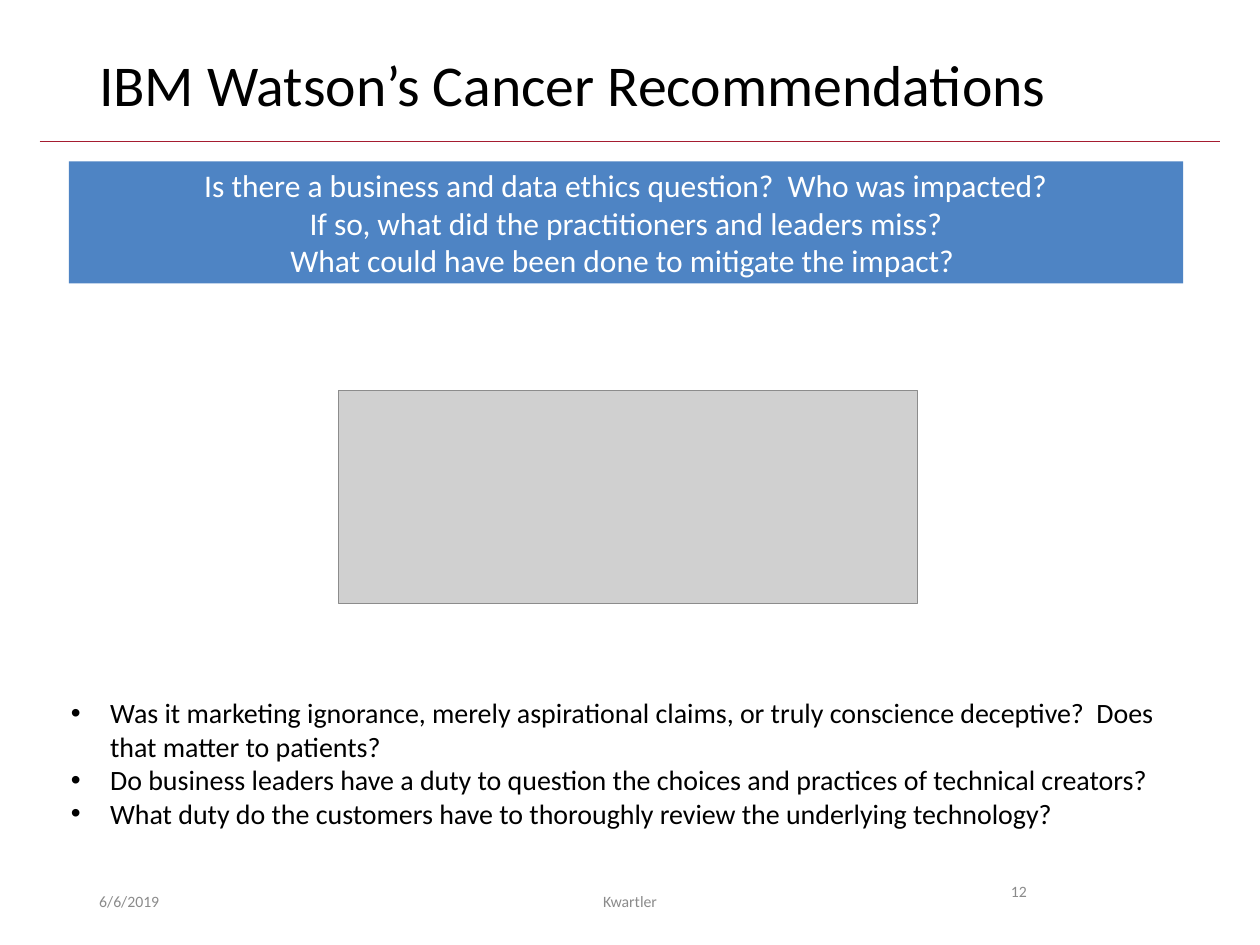
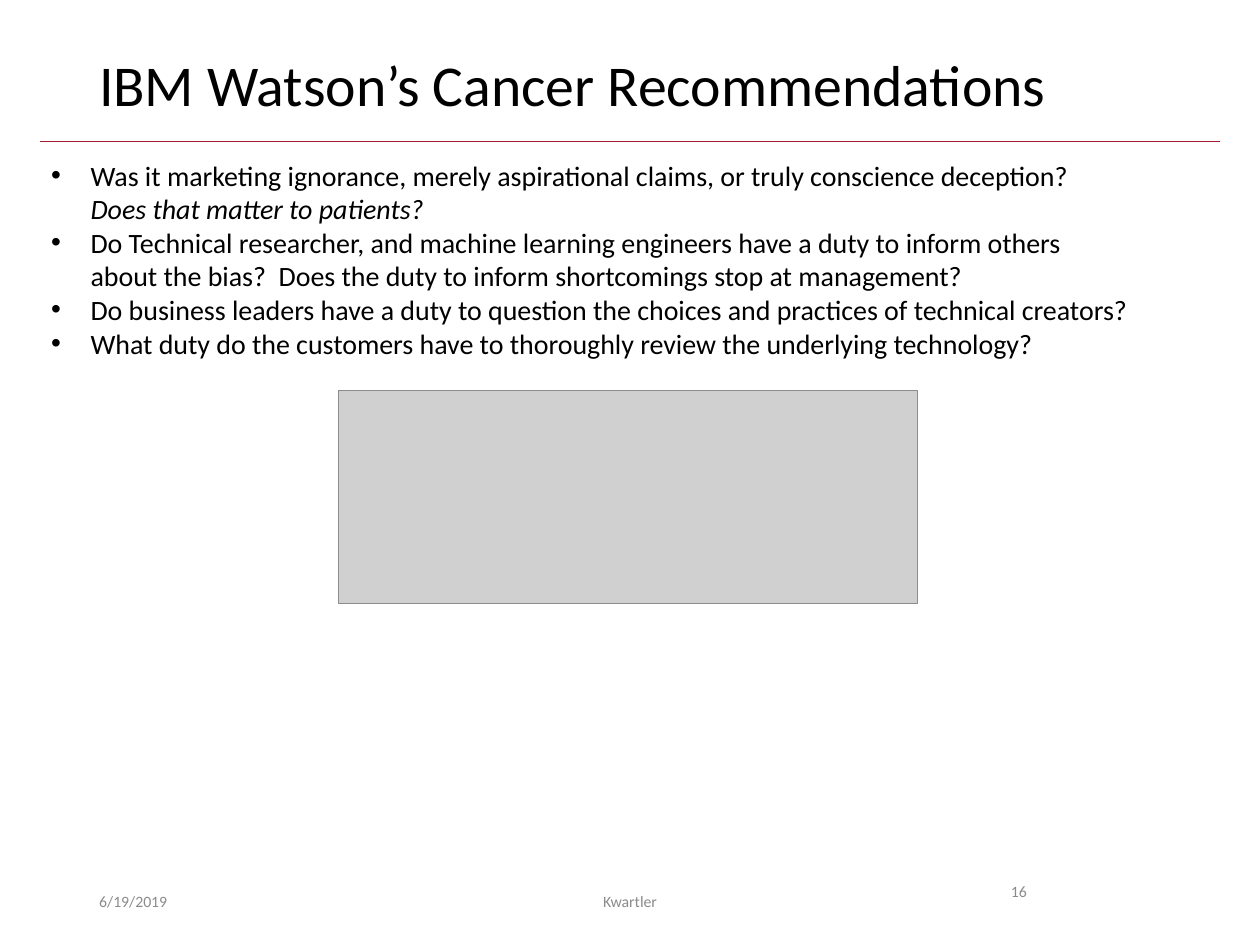
Before and after one commit to kwartler/GSERM_TextMining, a slide deck: slide 16 of D_Thursday/GSERM_Thursday_Ethics.pptx (slide 12 before the commit). Drawn at 1260x945 pixels with LibreOffice and Linux fonts; fonts in the diff are those of the drawing; grey boxes stand for pictures; background and template pictures are left out. Boxes give left, top, right and bottom in pixels: in the first picture for what was removed or moved away, otherwise in the second. Text is boxed around its words. In the diff, an @@ line names an element or a change of style, - is before the commit and + after.

Commit message:
update pptx

```diff
--- a/D_Thursday/GSERM_Thursday_Ethics.pptx
+++ b/D_Thursday/GSERM_Thursday_Ethics.pptx
@@ text "Was it marketing ignorance, merely ...": place and size @@
-text "Was it marketing ignorance, merely ..." at bbox=[110, 703, 1153, 829]
+text "Was it marketing ignorance, merely ..." at bbox=[91, 166, 1127, 359]
@@ rectangle removed at bbox=[69, 161, 1183, 284] @@
-Is there a business and data ethics question? Who was impacted?
-If so, what did the practitioners and leaders miss?
-What could have been done to mitigate the impact?
@@ text at bbox=[91, 166, 1068, 291]: text changed @@
-• Was it marketing ignorance, merely aspirational claims, or truly conscience deceptive? Does that matter to patients?
+• Was it marketing ignorance, merely aspirational claims, or truly conscience deception? Does that matter to patients?
+• Do Technical researcher, and machine learning engineers have a duty to inform others about the bias? Does the duty to inform shortcomings stop at management?
@@ text at bbox=[99, 896, 167, 908]: text changed @@
-6/6/2019
+6/19/2019
@@ page number at bbox=[1011, 886, 1027, 897]: text changed @@
-12
+16
```
Also in this commit, not shown: 27 other slides changed, 9 slides added, 1 slide removed, 1 other file.
